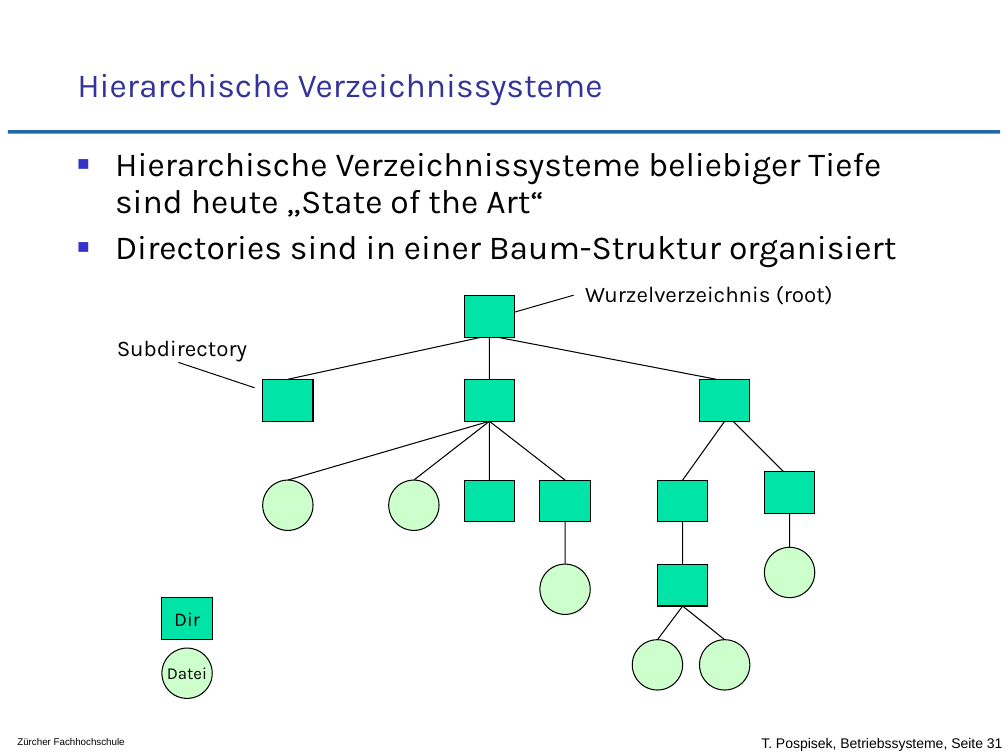
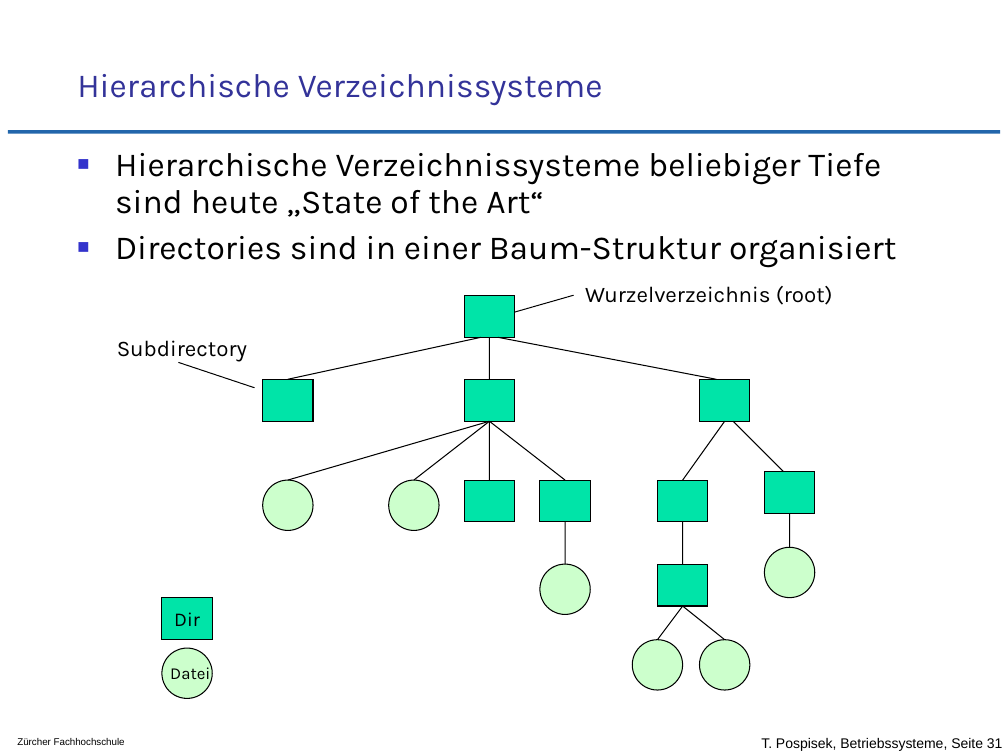
Before and after one commit to tpo/betriebssysteme, a slide deck: slide 31 of 12_Geraete_und_Dateiverwaltung.odp. Drawn at 1008x756 pixels with LibreOffice and Linux fonts; fonts in the diff are those of the drawing; background and template pictures are left out. Boxes give left, top, right and bottom in pixels: in the first picture for what was removed or moved away, otherwise in the second. Text is boxed around its words. In the diff, an @@ line names an element or a change of style, - is before the commit and + after.

```diff
--- a/12_Geraete_und_Dateiverwaltung.odp
+++ b/12_Geraete_und_Dateiverwaltung.odp
@@ ellipse "Datei" at bbox=[162, 648, 213, 699]: alignment centre to left @@
```
Also in this commit, not shown: 1 other slide changed.
